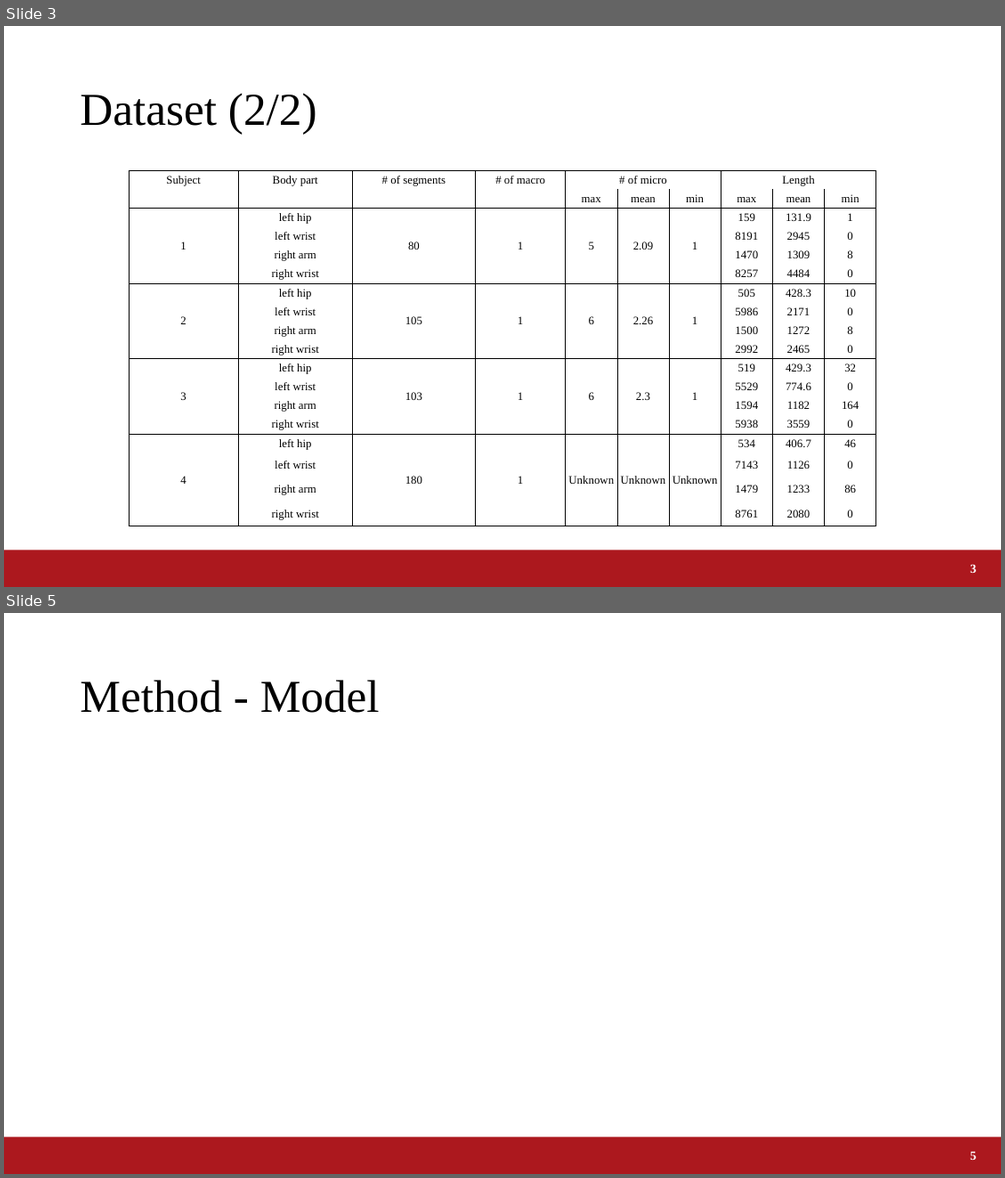
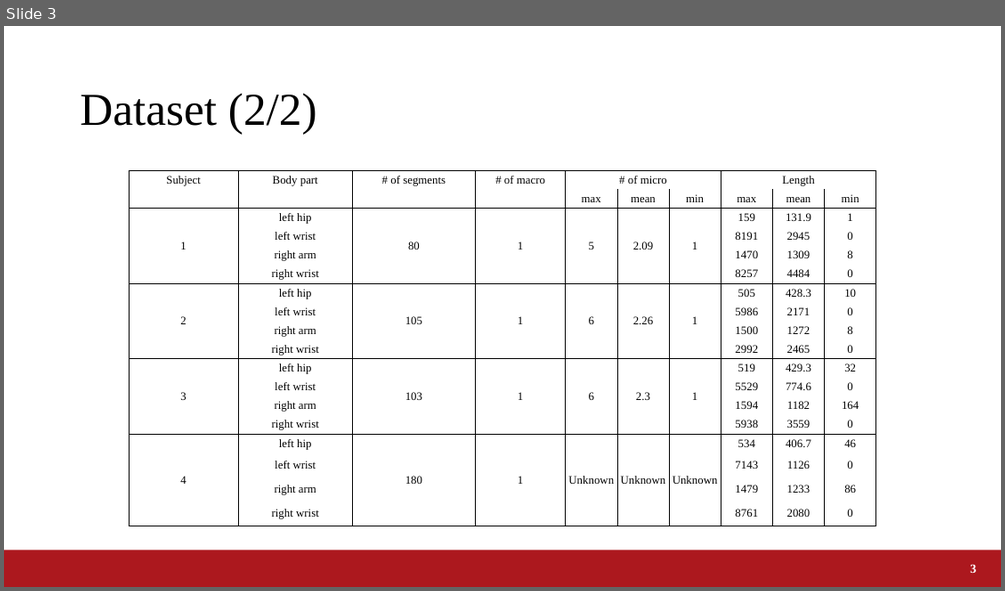
Before and after one commit to a2h1r0/lab, a slide deck: paper/ABC2020CookingChallenge/ABC2020_Fujii.pptx. Shown one above the other, each under a label of ours: slides 3 and 5 before the commit, slide 3 after it; the slides between them are not shown. The pictures are 1005x1178 and 1005x591 pixels, drawn with LibreOffice and Linux fonts; fonts in the diff are those of the drawing; background and template pictures are left out. Boxes give left, top, right and bottom in pixels: in the first picture for what was removed or moved away, otherwise in the second. Text is boxed around its words. In the diff, an @@ line names an element or a change of style, - is before the commit and + after.

```diff
--- a/paper/ABC2020CookingChallenge/ABC2020_Fujii.pptx
+++ b/paper/ABC2020CookingChallenge/ABC2020_Fujii.pptx
@@ slide 5 removed at box(4, 613, 1001, 1174), background #FFFFFF; not listed: 1 template element that a slide beside it also shows @@
@@ title removed at box(80, 680, 380, 713) @@
-Method - Model
@@ page number removed at box(970, 1151, 976, 1159) @@
-5
```
Also in this commit, not shown: 2 slides changed, 4 slides added, 2 other files.
